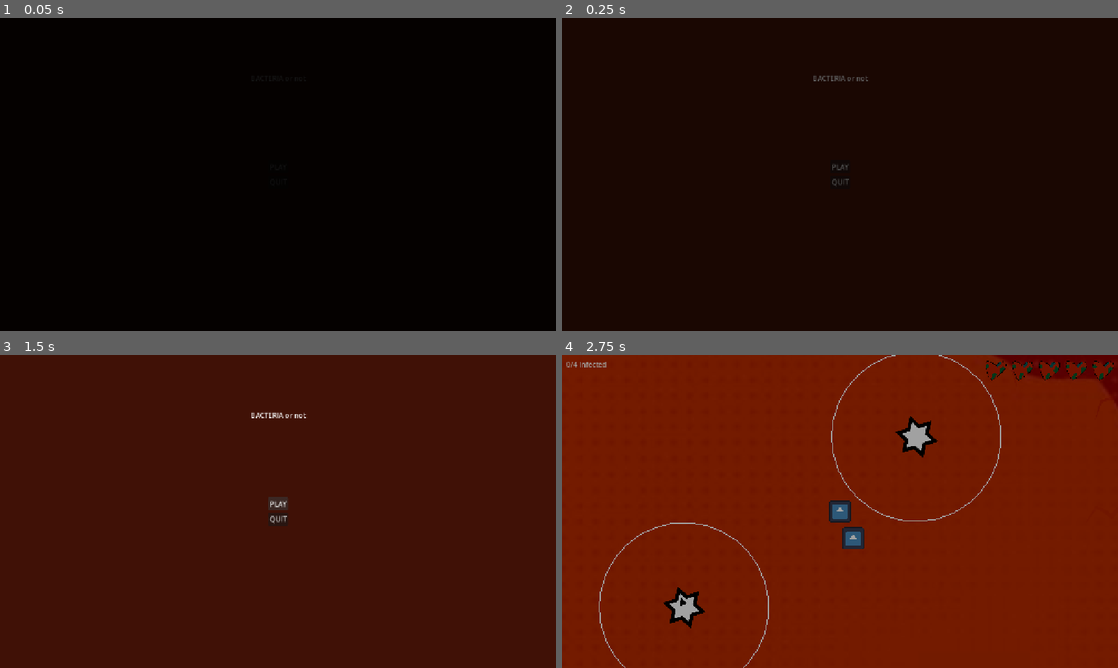
Above: before the commit, frames 1-4 (two rows, left to right).
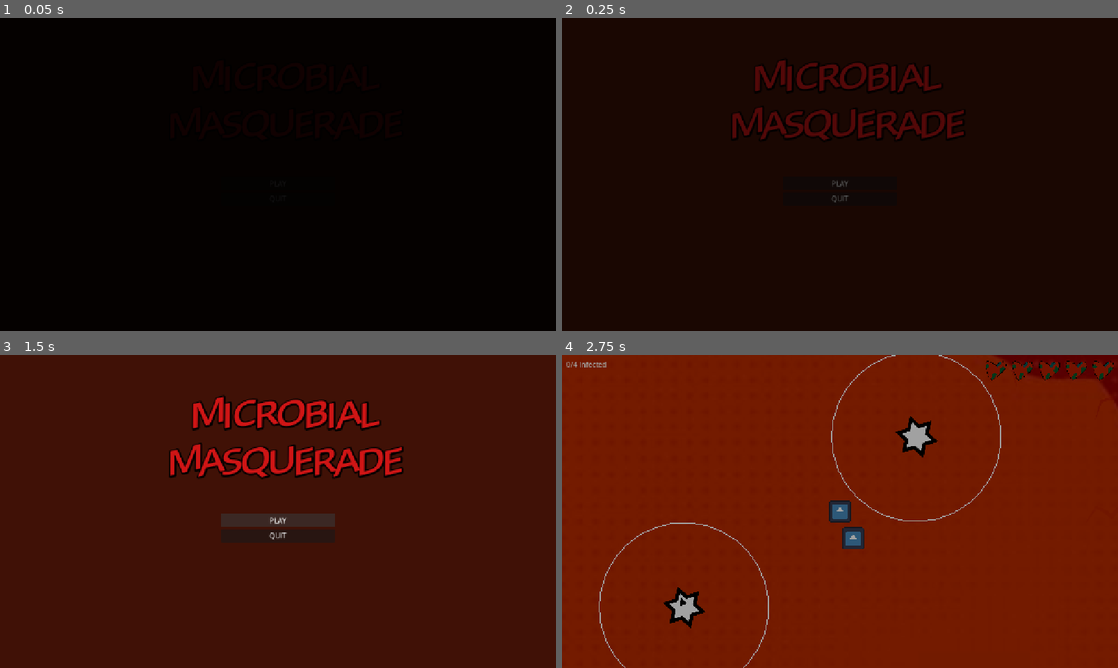
Above: after the commit, the same moments.

Repository: MarkusSecundus/GlobalJam_2026
Game: Godot game, scene res://ui/main_menu.tscn
Same seed, same stepped clock (60 frames per second), same inputs: the game is played once before the commit and once after it. This scene is started directly instead of the project's main scene. The engine's default icon, where the game draws it, is replaced by a stand-in: a white triangle on a blue panel in a dark square. Sound files missing from this copy of the repository are replaced by a short silence.
Inputs:
- Up to frame 1 (0.05 s): no input
- Up to frame 2 (0.25 s): no input
- Up to frame 3 (1.5 s): click "PLAY" at 0.5 s; click "PLAY" at 1.25 s
- Up to frame 4 (2.75 s): hold D (Right) from 2.03 s (still down); tap 1 (Mask1) at 2.1 s

The runs differ from the first frame. In frame 2, 3.4% of the frame differs, in the area x 30-73%, y 13-59%; in frame 3, 5.8%, in the area x 30-73%, y 12-60%; in frame 4, nothing differs.

Commit message:
main menu stuff

Diff:
--- a/ui/main_menu.tscn
+++ b/ui/main_menu.tscn
@@ -6,7 +6,14 @@
 [ext_resource type="Script" uid="uid://ubonts5hn7fi" path="res://scripts/util/dialog_system/dialog_custom_actions/DialogAction_Fader.gd" id="4_ei257"]
 [ext_resource type="Script" uid="uid://dfavgujxe6882" path="res://scripts/util/dialog_system/simple_actions/DialogActionTransitionScene.gd" id="5_ei257"]
 [ext_resource type="PackedScene" uid="uid://cu1yo7wrtsskt" path="res://maps/test_map.tscn" id="6_p8ri8"]
-[ext_resource type="Script" path="res://scripts/util/dialog_system/dialog_custom_actions/DialogAction_QuitGame.gd" id="7_p8ri8"]
+[ext_resource type="Script" uid="uid://dmebdwqya2keo" path="res://scripts/util/dialog_system/dialog_custom_actions/DialogAction_QuitGame.gd" id="7_p8ri8"]
+
+[sub_resource type="FontVariation" id="FontVariation_p8ri8"]
+variation_transform = Transform2D(1.18, 0.01, 0.285, 1, 0, 0)
+
+[sub_resource type="Theme" id="Theme_ubpvv"]
+default_font = SubResource("FontVariation_p8ri8")
+default_font_size = 79
 
 [node name="MainMenu" type="Control" unique_id=1716285209]
 layout_mode = 3
@@ -30,18 +37,6 @@
 grow_vertical = 2
 color = Color(0.26330364, 0.07114046, 0.027472045, 1)
 
-[node name="Label" type="Label" parent="." unique_id=194020241]
-layout_mode = 1
-anchors_preset = 5
-anchor_left = 0.5
-anchor_right = 0.5
-offset_left = -20.0
-offset_top = 127.355
-offset_right = 20.0
-offset_bottom = 150.35503
-grow_horizontal = 2
-text = "BACTERIA or not"
-
 [node name="VBoxContainer" type="VBoxContainer" parent="." unique_id=2137517215]
 layout_mode = 1
 anchors_preset = 8
@@ -49,10 +44,10 @@
 anchor_top = 0.5
 anchor_right = 0.5
 anchor_bottom = 0.5
-offset_left = -23.5
-offset_top = -33.0
-offset_right = 23.5
-offset_bottom = 33.0
+offset_left = -131.0
+offset_top = 5.0
+offset_right = 131.0
+offset_bottom = 84.0
 grow_horizontal = 2
 grow_vertical = 2
 
@@ -106,6 +101,25 @@
 [node name="Quit" type="Node" parent="FadeAction/Fn_Quit" unique_id=1232463584]
 script = ExtResource("7_p8ri8")
 
+[node name="Title" type="RichTextLabel" parent="." unique_id=580641285]
+modulate = Color(0.84705883, 0.08627451, 0.08627451, 1)
+layout_mode = 1
+anchors_preset = -1
+anchor_right = 1.0
+anchor_bottom = 0.022000002
+offset_left = 96.0
+offset_top = 60.000427
+offset_right = -72.0
+offset_bottom = 314.16
+pivot_offset_ratio = Vector2(0.5, 0.7)
+theme = SubResource("Theme_ubpvv")
+theme_override_colors/font_shadow_color = Color(0, 0, 0, 1)
+theme_override_constants/shadow_outline_size = 15
+text = "MICROBIAL
+MASQUERADE"
+horizontal_alignment = 1
+vertical_alignment = 1
+
 [connection signal="pressed" from="VBoxContainer/Button_play" to="." method="_on_button_play_pressed"]
 [connection signal="pressed" from="VBoxContainer/Button_play" to="FadeAction/Fn_Play" method="run_dialog"]
 [connection signal="pressed" from="VBoxContainer/Button_quit" to="FadeAction/Fn_Quit" method="run_dialog"]
